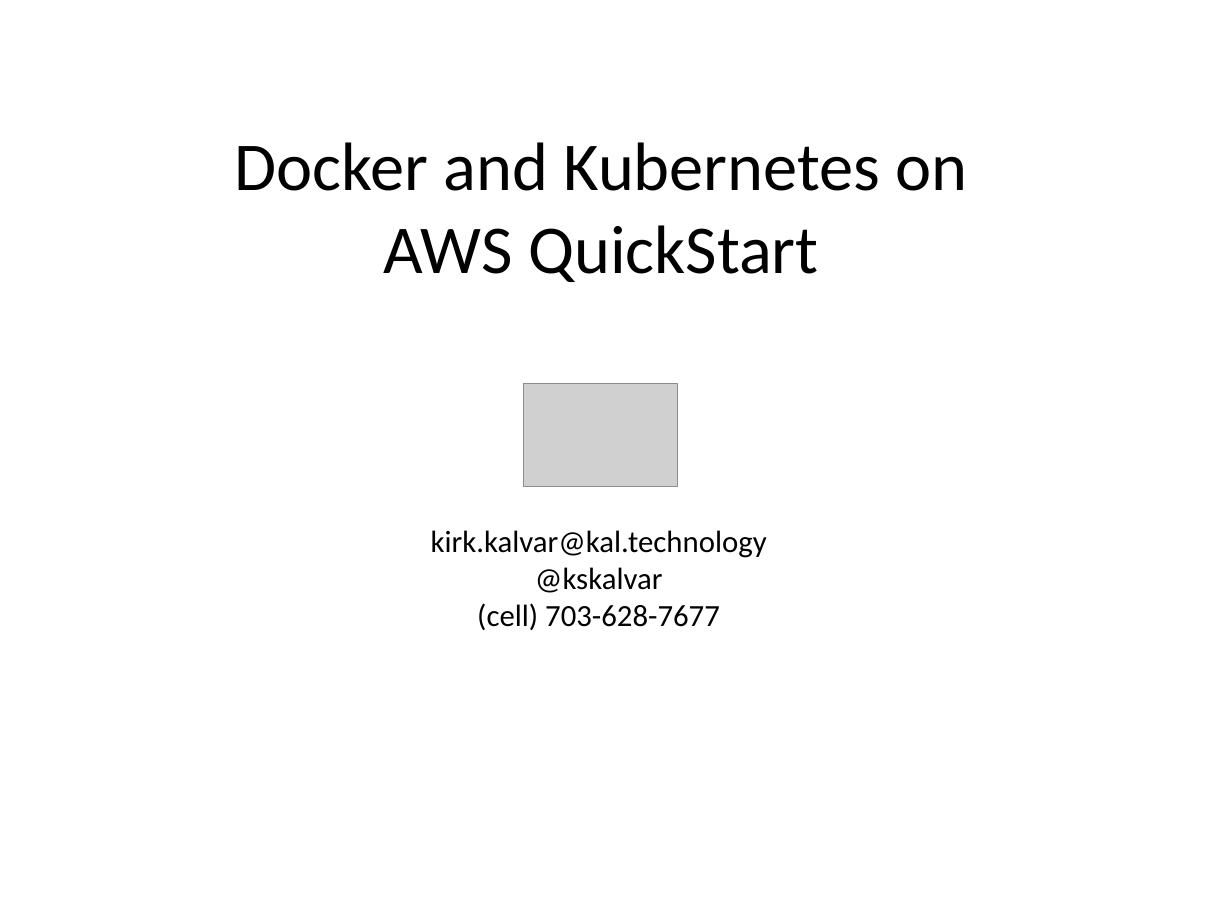
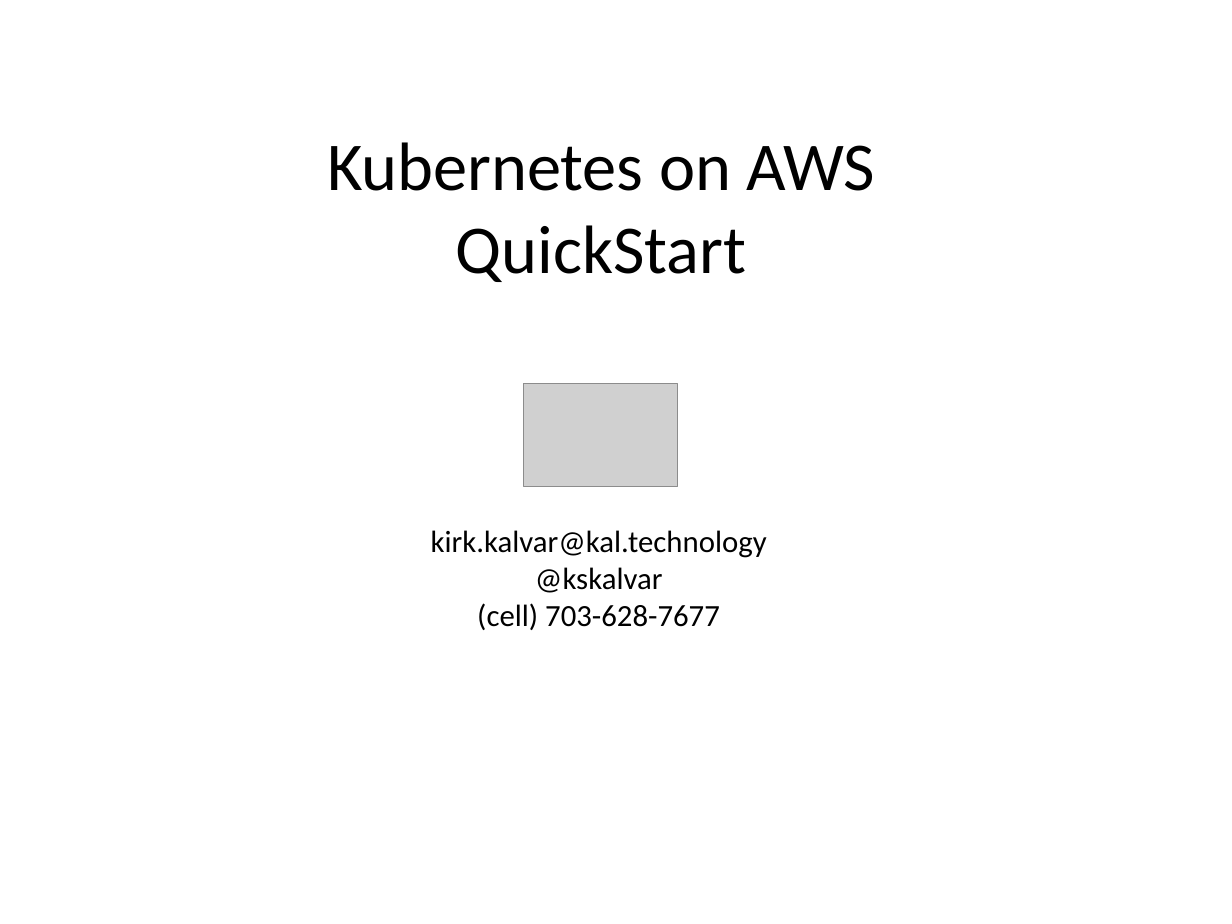
Before and after one commit to kskalvar/kubernetes-aws, a slide deck: slide 1 of docs/Kubernetes-on-AWS-QuickStart.pptx. Drawn at 1232x924 pixels with LibreOffice and Linux fonts; fonts in the diff are those of the drawing; grey boxes stand for pictures. Boxes give left, top, right and bottom in pixels: in the first picture for what was removed or moved away, otherwise in the second. Text is boxed around its words. In the diff, an @@ line names an element or a change of style, - is before the commit and + after.

```diff
--- a/docs/Kubernetes-on-AWS-QuickStart.pptx
+++ b/docs/Kubernetes-on-AWS-QuickStart.pptx
@@ text at [327,142,876,282]: text changed @@
-Docker and Kubernetes on AWS QuickStart
+Kubernetes on AWS QuickStart
```
Also in this commit, not shown: 4 other slides changed, 3 other files.
